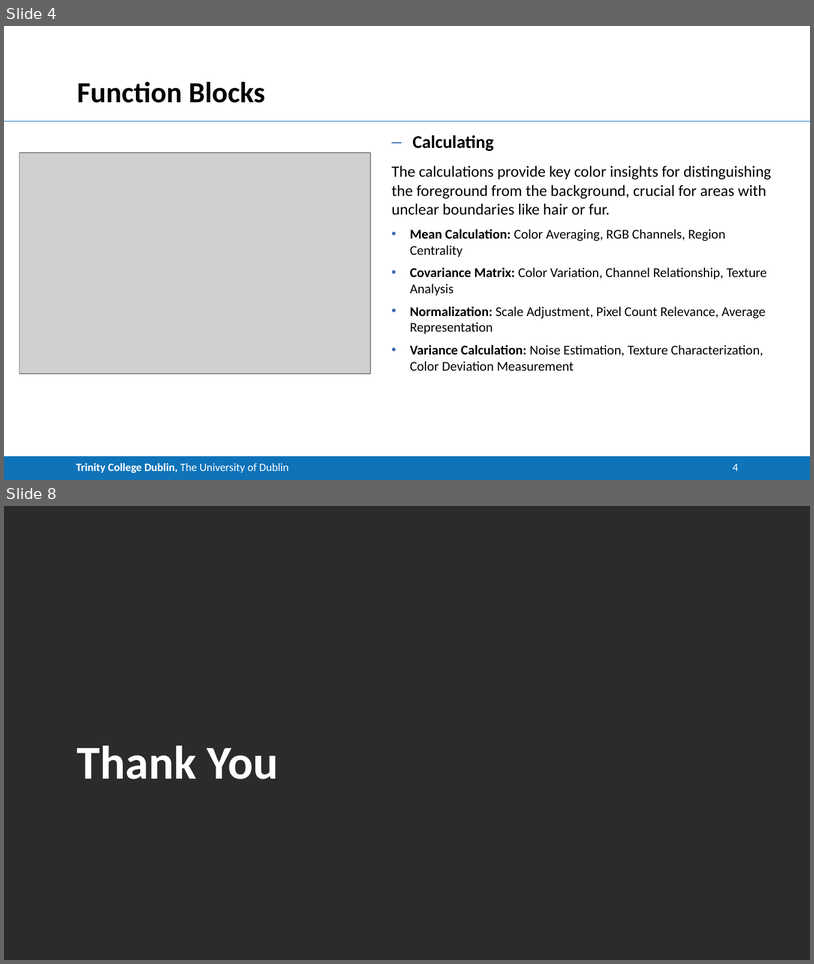
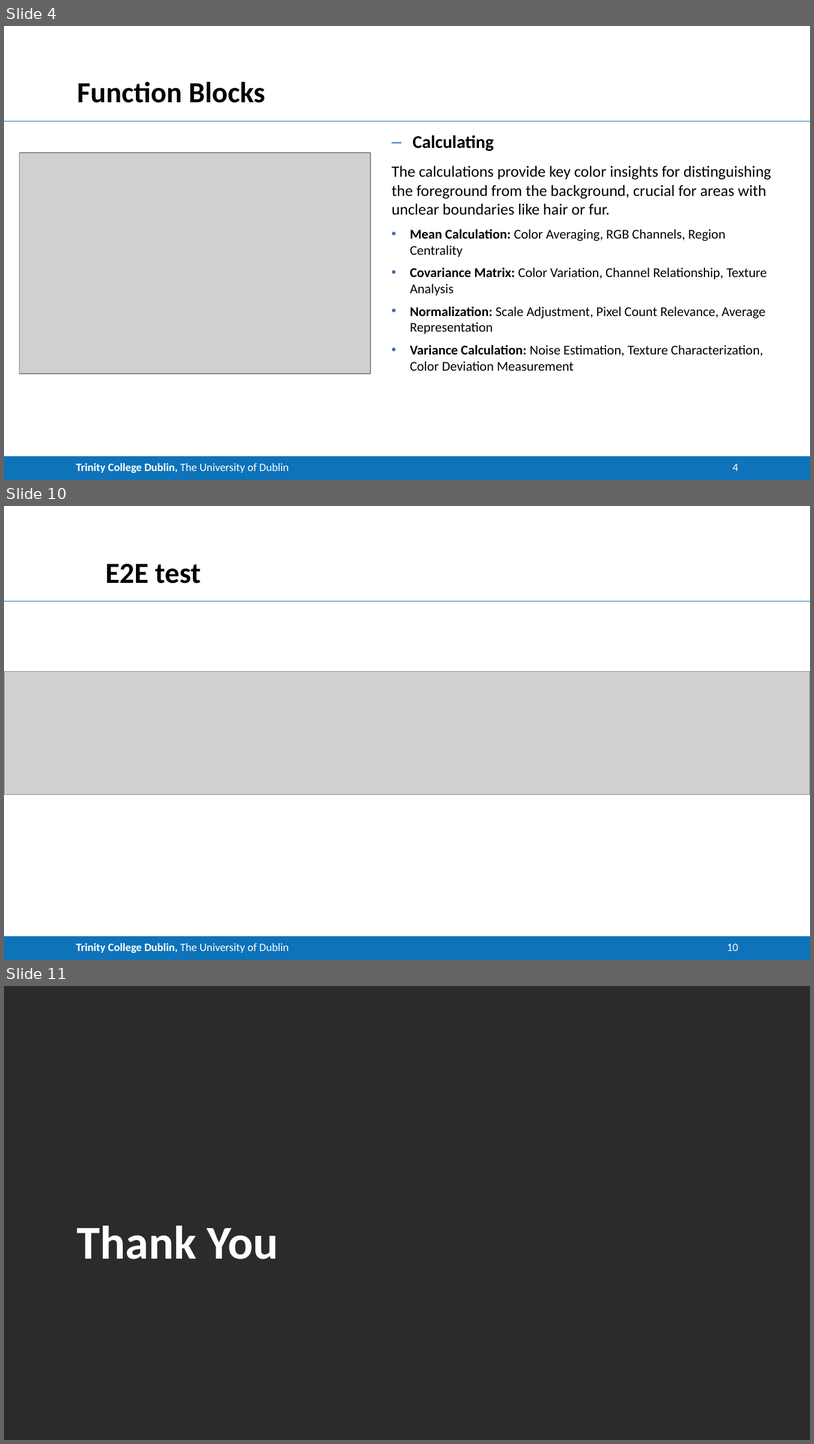
Before and after one commit to CNStanLee/CM_Matting, a slide deck: 002Matlab Project/Project.pptx. Shown one above the other, each under a label of ours: slides 4 and 8 before the commit, slides 4, 10 and 11 after it; the slides between them are not shown. The pictures are 814x964 and 814x1444 pixels, drawn with LibreOffice and Linux fonts; fonts in the diff are those of the drawing; grey boxes stand for pictures; background and template pictures are left out; a plain dark background stands for a picture behind light text. Boxes give left, top, right and bottom in pixels: in the first picture for what was removed or moved away, otherwise in the second. Text is boxed around its words. In the diff, an @@ line names an element or a change of style, - is before the commit and + after.

```diff
--- a/002Matlab Project/Project.pptx
+++ b/002Matlab Project/Project.pptx
@@ slide 10 added at [4, 506, 810, 960], background #FFFFFF; not listed: 2 template elements that a slide beside it also shows @@
@@ title added at [105, 564, 201, 583], 26 pt, text #000000, bold @@
+E2E test
@@ picture added at [4, 672, 810, 794] @@
@@ page number added at [727, 943, 738, 951], 10 pt, text #FFFFFF @@
+10
@@ what was slide 8 is now slide 11 @@
```
Also in this commit, not shown: 1 slide changed, 4 other slides added, 2 slides removed, 3 other files.
